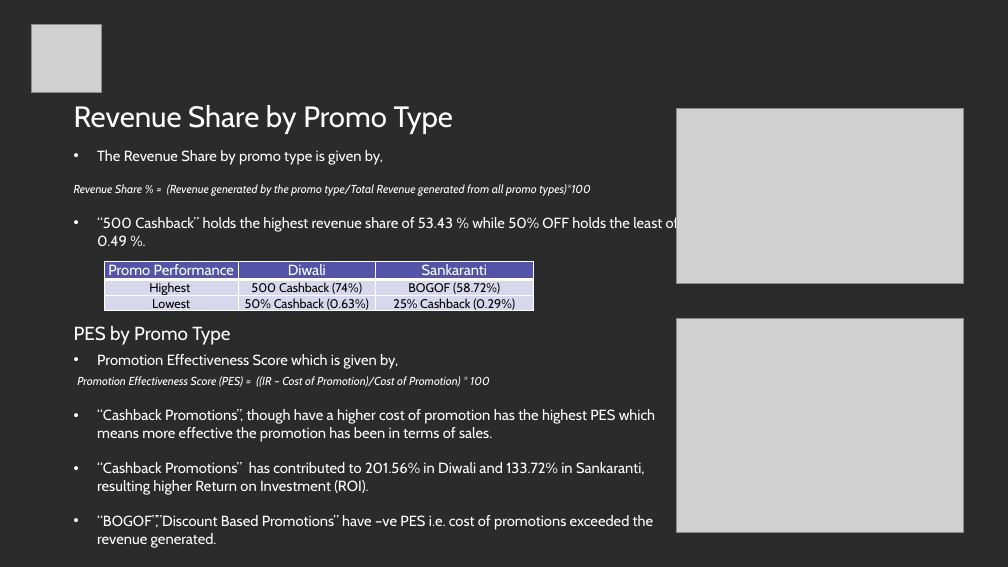
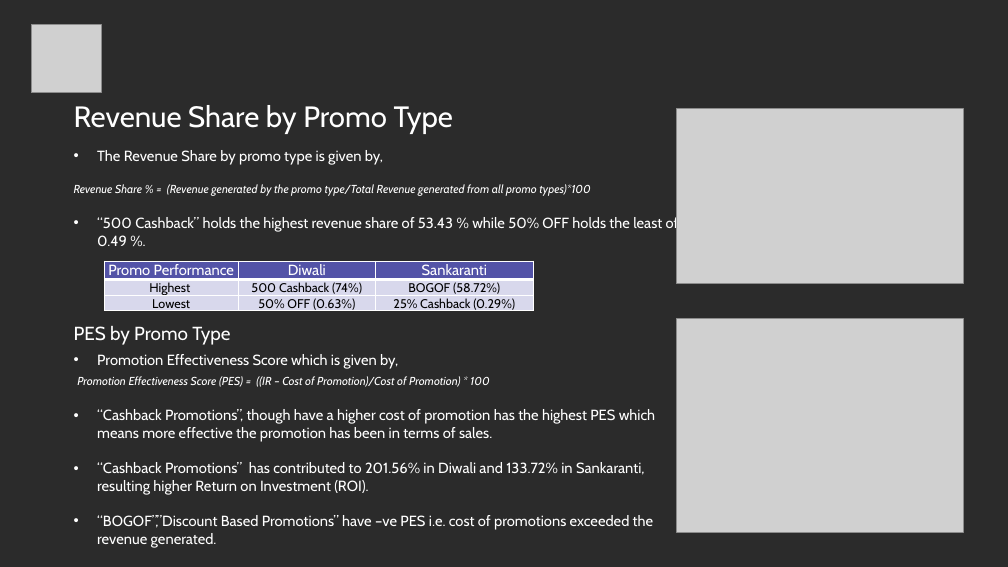
Before and after one commit to Kavinmathi03/Atliq-Mart-Sales-and-Promo-Analysis, a slide deck: slide 8 of Atliq Mart Sales & Promo Analysis.pptx. Drawn at 1008x567 pixels with LibreOffice and Linux fonts; fonts in the diff are those of the drawing; grey boxes stand for pictures; background and template pictures are left out; a plain dark background stands for a picture behind light text. Boxes give left, top, right and bottom in pixels: in the first picture for what was removed or moved away, otherwise in the second. Text is boxed around its words. In the diff, an @@ line names an element or a change of style, - is before the commit and + after.

```diff
--- a/Atliq Mart Sales & Promo Analysis.pptx
+++ b/Atliq Mart Sales & Promo Analysis.pptx
@@ table at <box>104,261,534,314</box> @@
-row 3, column 2: 50% Cashback (0.63%)
+row 3, column 2: 50% OFF (0.63%)
```
